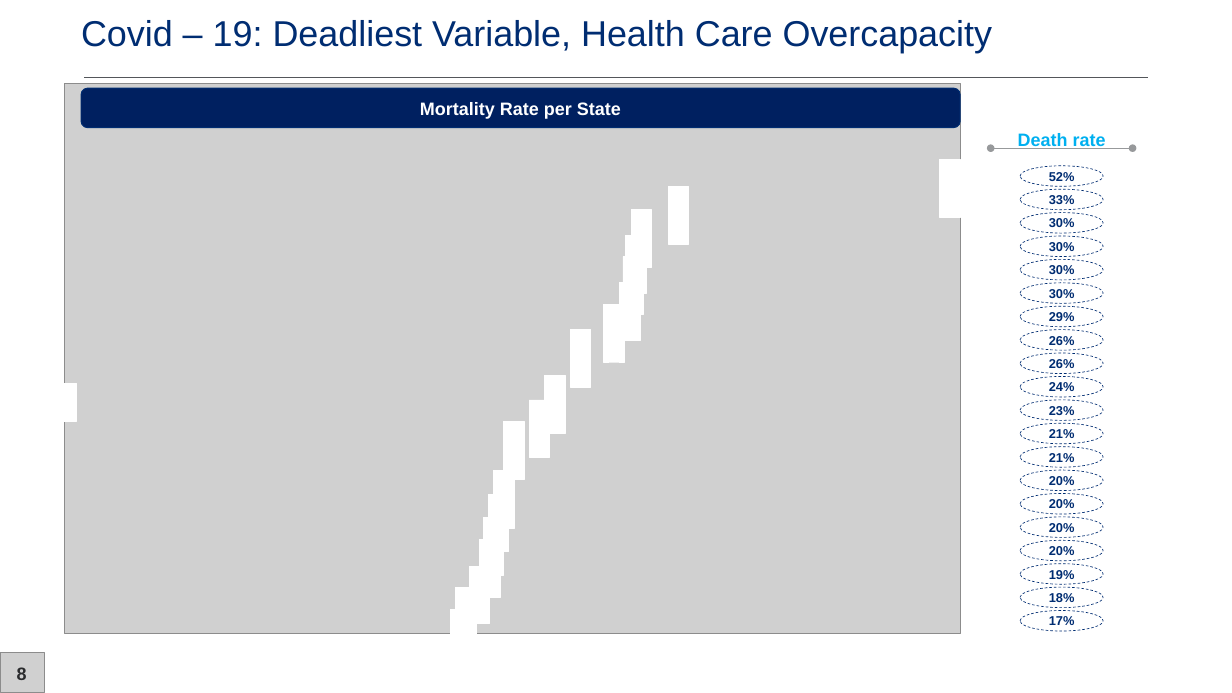
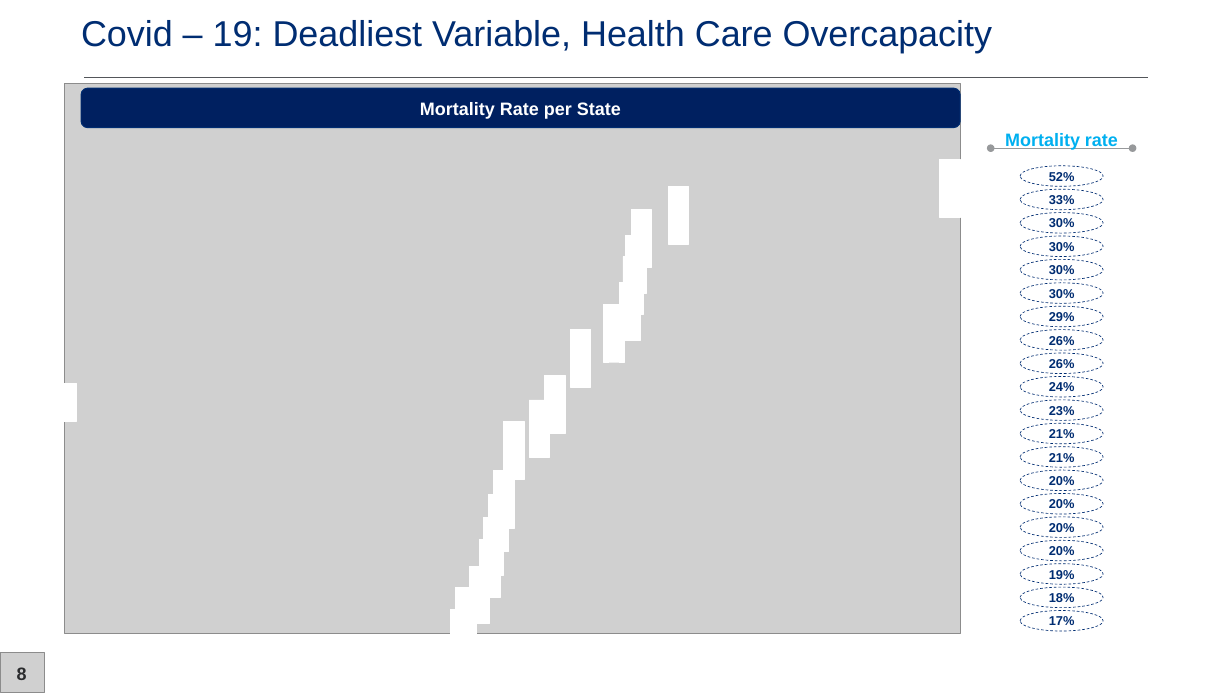
Before and after one commit to millennial-web/team-project-1-covid19-mx, a slide deck: slide 9 of Covid-19 in Mexico analysis.pptx. Drawn at 1232x693 pixels with LibreOffice and Linux fonts; fonts in the diff are those of the drawing; grey boxes stand for pictures; background and template pictures are left out. Boxes give left, top, right and bottom in pixels: in the first picture for what was removed or moved away, otherwise in the second. Text is boxed around its words. In the diff, an @@ line names an element or a change of style, - is before the commit and + after.

```diff
--- a/Covid-19 in Mexico analysis.pptx
+++ b/Covid-19 in Mexico analysis.pptx
@@ text at [1005,133,1118,150]: text changed @@
-Death rate
+Mortality rate
```
Also in this commit, not shown: 2 other slides changed, 1 other file.
